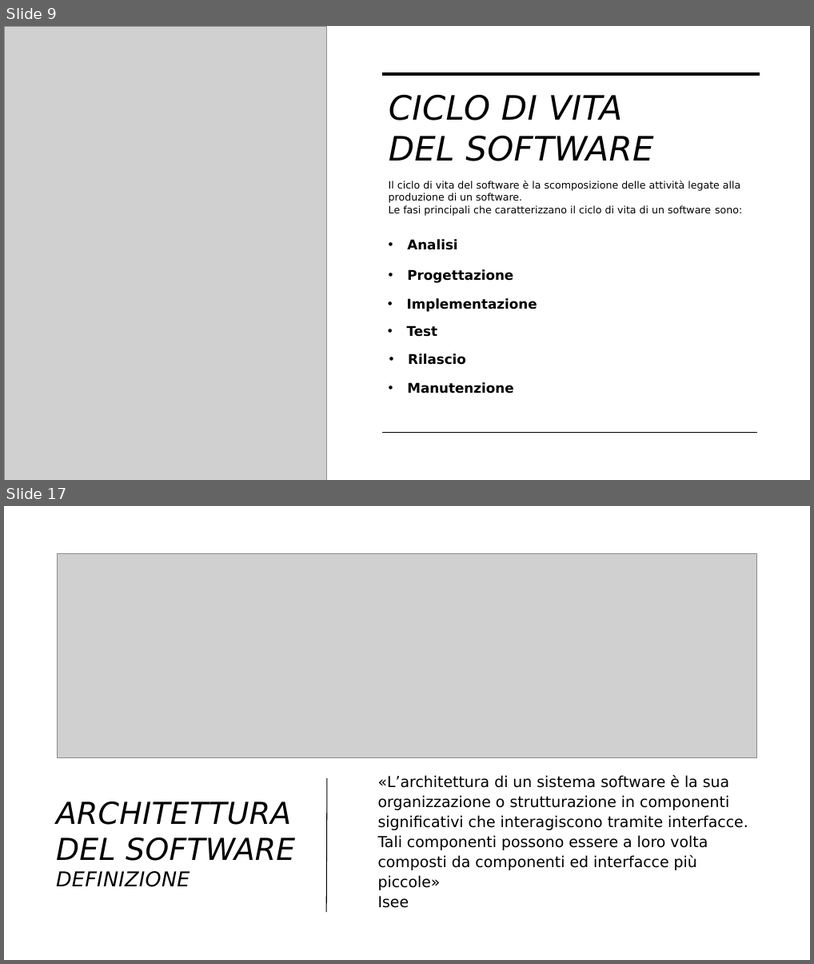
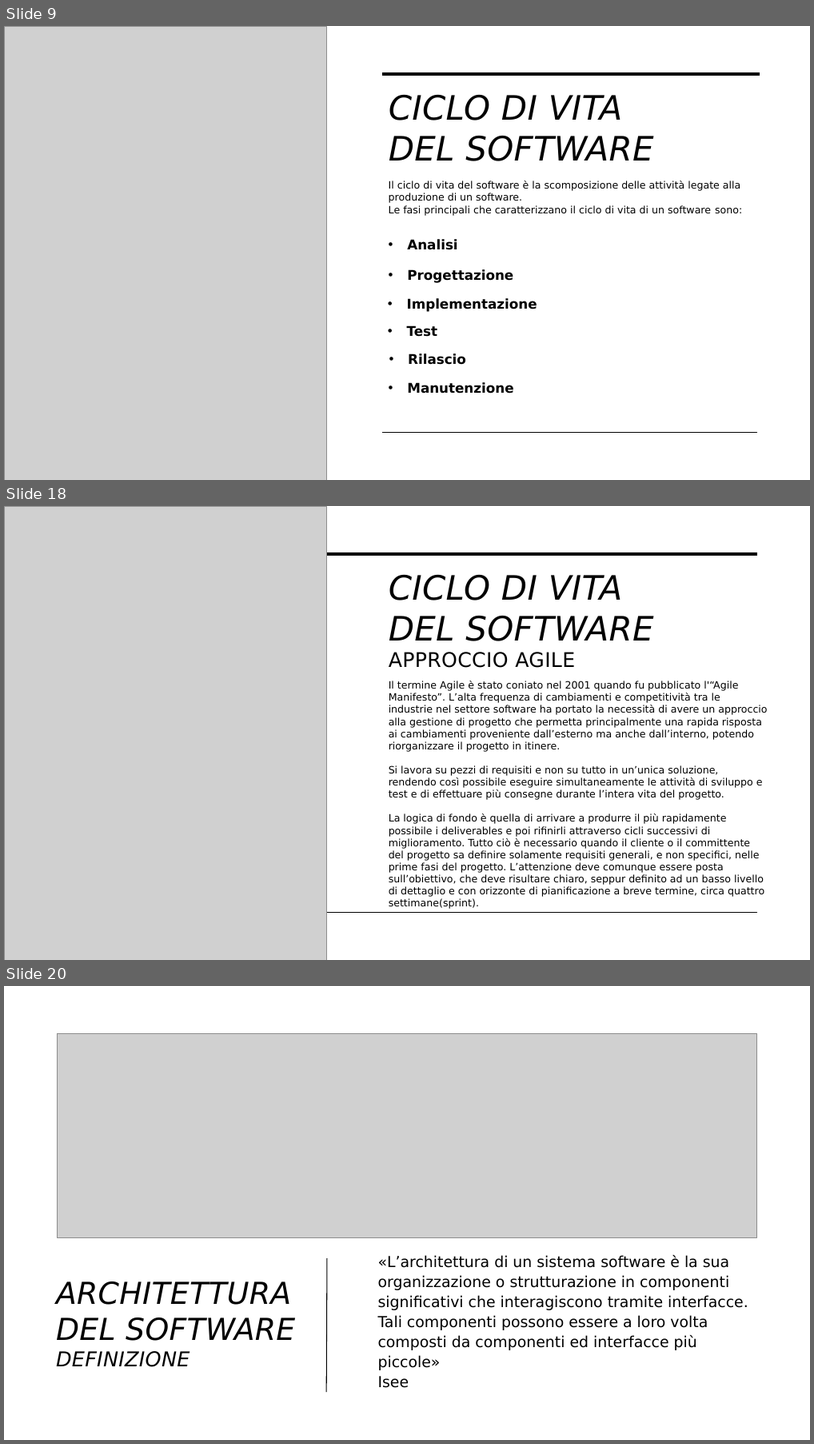
Before and after one commit to ViniciusJMoreira/corso-ifts, a slide deck: IFTS_Fondamenti_di_Programmazione_e_ingegnieria_del_software.pptx. Shown one above the other, each under a label of ours: slides 9 and 17 before the commit, slides 9, 18 and 20 after it; the slides between them are not shown. The pictures are 814x964 and 814x1444 pixels, drawn with LibreOffice and Linux fonts; fonts in the diff are those of the drawing; grey boxes stand for pictures. Boxes give left, top, right and bottom in pixels: in the first picture for what was removed or moved away, otherwise in the second. Text is boxed around its words. In the diff, an @@ line names an element or a change of style, - is before the commit and + after.

```diff
--- a/IFTS_Fondamenti_di_Programmazione_e_ingegnieria_del_software.pptx
+++ b/IFTS_Fondamenti_di_Programmazione_e_ingegnieria_del_software.pptx
@@ slide 18 added at (x1=4, y1=506, x2=810, y2=960), background #FFFFFF @@
@@ picture added at (x1=4, y1=506, x2=326, y2=960) @@
@@ line added from (58, 554) to (758, 554), #000000 3.5 pt @@
@@ title added at (x1=389, y1=575, x2=654, y2=668), 40 pt, text #000000, italic @@
+CICLO DI VITA
+DEL SOFTWARE
+APPROCCIO AGILE
@@ text added at (x1=389, y1=680, x2=767, y2=908), 12 pt, text #000000 @@
+Il termine Agile è stato coniato nel 2001 quando fu pubblicato l'“Agile Manifesto”. L’alta frequenza di cambiamenti e competitività tra le industrie nel settore software ha portato la necessità di avere un approccio alla gestione di progetto che permetta principalmente una rapida risposta ai cambiamenti proveniente dall’esterno ma anche dall’interno, potendo riorganizzare il progetto in itinere.
+Si lavora su pezzi di requisiti e non su tutto in un’unica soluzione, rendendo così possibile eseguire simultaneamente le attività di sviluppo e test e di effettuare più consegne durante l’intera vita del progetto.
+La logica di fondo è quella di arrivare a produrre il più rapidamente possibile i deliverables e poi rifinirli attraverso cicli successivi di miglioramento. Tutto ciò è necessario quando il cliente o il committente del progetto sa definire solamente requisiti generali, e non specifici, nelle prime fasi del progetto. L’attenzione deve comunque essere posta sull’obiettivo, che deve risultare chiaro, seppur definito ad un basso livello di dettaglio e con orizzonte di pianificazione a breve termine, circa quattro settimane(sprint).
@@ line added from (58, 912) to (758, 912), #000000 1 pt @@
@@ what was slide 17 is now slide 20 @@
```
Also in this commit, not shown: 13 slides changed, 4 other slides added, 3 other files.
